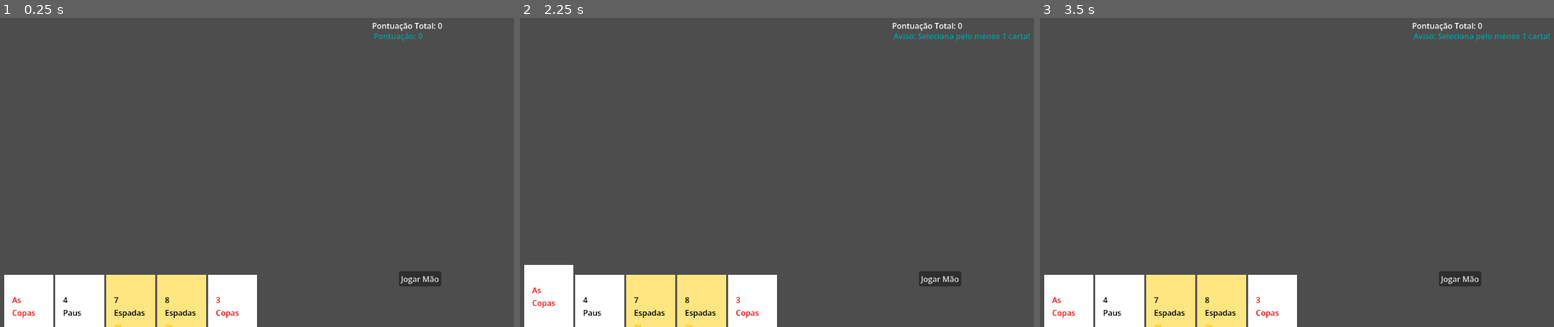
Above: before the commit, frames 1-3 (left to right).
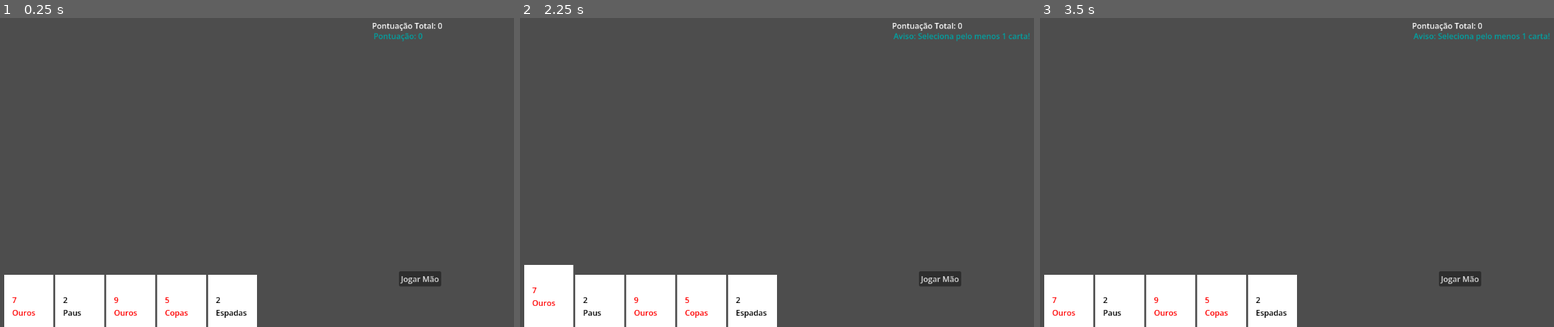
Above: after the commit, the same moments.

Repository: Campos45/des-poker
Game: Godot game, scene res://scenes/main.tscn
Two runs of this game, one before a commit and one after it. Both use one fixed random seed, a clock stepped at 60 frames per second and the inputs below.
Inputs (mouse positions are in pixels of both pictures, inside the frame that each line leads up to):
- Up to frame 1 (0.25 s): no input
- Up to frame 2 (2.25 s): click "Jogar Mão" at 0.5 s; click "Jogar Mão" at 1.25 s; click (550, 311) at 2.02 s
- Up to frame 3 (3.5 s): click (1070, 311) at 2.77 s

The runs differ from the first frame. In frame 1, 3.4% of the frame differs, in the area x 2-49%, y 83-100%; in frame 2, 3.4%; in frame 3, 3.4%.

Commit message:
Sprint 12: A Separação de Baralhos e Persistência

Diff:
--- a/scripts/deck.gd
+++ b/scripts/deck.gd
@@ -1,76 +1,94 @@
 extends Node
 
-# Carregamos a cena visual que criaste para podermos criar cópias dela
 const CARD_VISUAL_SCENE = preload("res://scenes/card_visual.tscn")
 
 class Card:
 	var suit: String
 	var rank: String
 	var is_special: bool
+	# Preparado para o futuro: vai guardar o nome da carta especial (ex: "A Mealheiro")
+	var special_type: String
 
-	func _init(s: String, r: String, special: bool):
+	func _init(s: String, r: String, special: bool, type: String = ""):
 		suit = s
 		rank = r
 		is_special = special
+		special_type = type
 
 var suits = ["Copas", "Ouros", "Paus", "Espadas"]
 var ranks = ["2", "3", "4", "5", "6", "7", "8", "9", "10", "Valete", "Dama", "Rei", "As"]
-var deck = []
+
+# --- NOVAS VARIÁVEIS DE BARALHO ---
+var master_player_deck = [] # O baralho que te pertence. Só muda se destruíres/ganhares cartas permanentemente.
+var current_player_deck = [] # A cópia baralhada que usas na ronda atual.
+var current_community_deck = [] # O baralho neutro da mesa (renovado a cada ronda).
 
 @onready var player_display = $PlayerHandDisplay
 @onready var community_display = $CommunityDisplay
 @onready var play_button = $PlayButton
 @onready var score_label = $ScoreLabel
 @onready var next_round_button = $NextRoundButton
-@onready var bank_label = $BankLabel # NOVA LINHA PARA A INTERFACE
-
-var global_bank = 0 # NOVA VARIÁVEL: Guarda o total acumulado do jogo inteiro
-
 
 func _ready():
 	randomize()
 	next_round_button.hide()
-	create_deck()
-	spawn_game_table()
+	generate_master_player_deck() # Cria o teu baralho inicial 1 vez por jogo
+	start_new_round()
 
-func create_deck():
-	deck.clear()
+# 1. Cria o Baralho Permanente do Jogador (No início do jogo)
+func generate_master_player_deck():
+	master_player_deck.clear()
 	for suit in suits:
 		for rank in ranks:
 			var chance = randi() % 100 + 1
 			var make_special = chance <= 30
-			var new_card = Card.new(suit, rank, make_special)
-			deck.append(new_card)
-	deck.shuffle()
+			# Por enquanto são especiais genéricas, mais tarde atribuímos os nomes aqui
+			var new_card = Card.new(suit, rank, make_special, "Generica")
+			master_player_deck.append(new_card)
+
+# 2. Prepara e distribui as cartas para uma nova ronda
+func start_new_round():
+	# Renova o baralho comunitário do zero (sem cartas especiais)
+	current_community_deck.clear()
+	for suit in suits:
+		for rank in ranks:
+			current_community_deck.append(Card.new(suit, rank, false))
+	current_community_deck.shuffle()
+
+	# Clona o teu baralho mestre para esta ronda e baralha
+	# (Assim manténs as tuas cartas, mas a ordem é nova)
+	current_player_deck = master_player_deck.duplicate()
+	current_player_deck.shuffle()
+
+	spawn_game_table()
 
 func spawn_game_table():
-	# 1. Distribuir 5 Cartas Comunitárias para a Mesa
+	# 1. Distribuir 5 Cartas Comunitárias Neutras
 	for i in range(5):
-		var card_data = deck.pop_front()
+		var card_data = current_community_deck.pop_front()
 		var new_card_visual = CARD_VISUAL_SCENE.instantiate()
 		community_display.add_child(new_card_visual)
 		new_card_visual.setup_card(card_data)
 
-	# 2. Distribuir 7 Cartas para a Mão do Jogador
+	# 2. Distribuir 7 Cartas do teu Baralho Especial
 	for i in range(7):
-		var card_data = deck.pop_front()
-		var new_card_visual = CARD_VISUAL_SCENE.instantiate()
-		player_display.add_child(new_card_visual)
-		new_card_visual.setup_card(card_data)
+		if current_player_deck.size() > 0: # Prevenção: caso o baralho fique pequeno
+			var card_data = current_player_deck.pop_front()
+			var new_card_visual = CARD_VISUAL_SCENE.instantiate()
+			player_display.add_child(new_card_visual)
+			new_card_visual.setup_card(card_data)
 
 func _on_play_button_pressed():
 	var selected_cards = []
 	var remaining_cards = []
 
-	# Analisar a prateleira do Jogador
 	for card_visual in player_display.get_children():
 		if card_visual.is_selected:
 			selected_cards.append(card_visual.card_data)
-			card_visual.queue_free() # Destrói as que jogaste
+			card_visual.queue_free()
 		else:
 			remaining_cards.append(card_visual.card_data)
 
-	# Analisar a prateleira da Mesa (Comunitárias)
 	for card_visual in community_display.get_children():
 		if card_visual.is_selected:
 			selected_cards.append(card_visual.card_data)
@@ -84,47 +102,36 @@
 		score_label.text = "Aviso: Seleciona pelo menos 1 carta!"
 		return
 
-	# --- PRIMEIRA MÃO ---
 	var hand1_data = HandEvaluator.evaluate_5_card_hand(selected_cards)
 	var score1_data = HandEvaluator.calculate_score(hand1_data)
 
 	var final_text = "Primeira Mão: " + hand1_data["name"] + "\n"
 	final_text += str(score1_data["chips"]) + " Fichas X " + str(score1_data["mult"]) + " Mult = " + str(score1_data["total"]) + "\n\n"
 
-	# --- SEGUNDA MÃO (IA) ---
 	var hand2_data = HandEvaluator.find_best_hand(remaining_cards)
 	var score2_data = hand2_data["score_data"]
 
 	final_text += "Segunda Mão (Auto): " + hand2_data["name"] + "\n"
 	final_text += str(score2_data["chips"]) + " Fichas X " + str(score2_data["mult"]) + " Mult = " + str(score2_data["total"]) + "\n\n"
 
-	# --- GRANDE TOTAL ---
 	var grand_total = score1_data["total"] + score2_data["total"]
 	final_text += "GRANDE TOTAL DA RONDA: " + str(grand_total) + " Pontos!"
 
 	score_label.text = final_text
 
-	# --- DEPOSITAR NO BANCO GLOBAL ---
-	global_bank += grand_total
-	bank_label.text = "Banco Global: " + str(global_bank)
-
-	# Troca os botões
 	play_button.hide()
 	play_button.disabled = false
 	next_round_button.show()
 
 func _on_next_round_button_pressed():
-	# Destruir os restos de cartas antigas
 	for card in player_display.get_children():
 		card.queue_free()
 	for card in community_display.get_children():
 		card.queue_free()
 
-	# Resetar a Interface
 	score_label.text = "Pontuação: 0"
 	next_round_button.hide()
 	play_button.show()
 
-	# Nova ronda
-	create_deck()
-	spawn_game_table()
+	# Inicia uma nova ronda clonando o teu master_deck atualizado
+	start_new_round()
